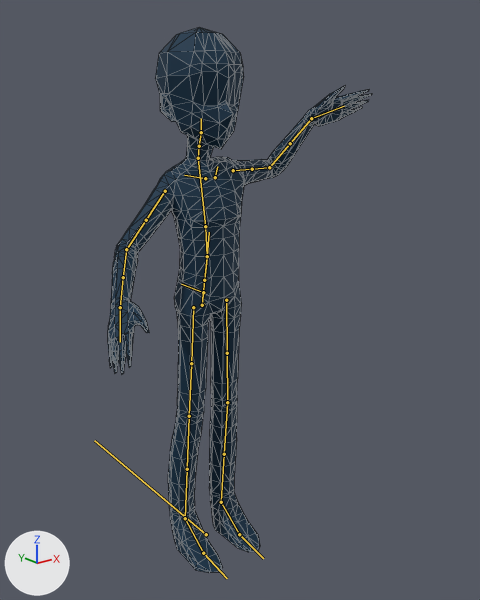
What one commit did to the FBX model Assets/TestGame/Graphics/character with anim.fbx.
Camera for both pictures: a 50 mm camera at (-1.317, -1.865, 1.702) aimed at (0.079, -0.12, 1.004). Every picture has the same lights, and +X, +Y and +Z are marked at lower left. Both versions are drawn at frame 12 of the action 'Wave'; the numbers are the values there. The bones that bend it are drawn over the model as lines. Mesh edges are drawn as thin lines.

Names of what the first picture shows: 'bnn.downarms.nohands.001'.
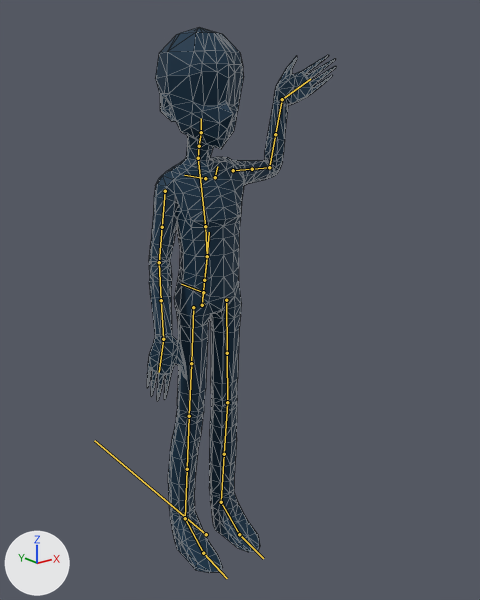
Edits to the bpy script that builds the scene:
```text
Change bone_def_upper_arm_l_001:
    where bone_def_upper_arm_l_001 = bpy.data.objects['rig'].pose.bones['DEF-upper_arm.L.001']  # child of 'DEF-upper_arm.L'
    bone_def_upper_arm_l_001.rotation_quaternion: (1.0, 0.0, 0.0, 0.0) -> (0.958, 0.0, -0.287, 0.0)  # degrees (0, 0, 0) -> degrees (0, -33, 0)
Change bone_def_forearm_l_001:
    where bone_def_forearm_l_001 = bpy.data.objects['rig'].pose.bones['DEF-forearm.L.001']  # child of 'DEF-forearm.L'
    bone_def_forearm_l_001.rotation_quaternion: (1.0, 0.0, 0.0, 0.0) -> (0.968, 0.0, -0.251, 0.0)  # degrees (0, 0, 0) -> degrees (0, -29, 0)
Change bone_def_upper_arm_r:
    where bone_def_upper_arm_r = bpy.data.objects['rig'].pose.bones['DEF-upper_arm.R']  # child of 'ORG-shoulder.R'
    bone_def_upper_arm_r.rotation_quaternion: (1.0, 0.0, 0.0, 0.0) -> (0.96, 0.0, 0.0, 0.28)  # degrees (0, 0, 0) -> degrees (0, 0, 32)
    bone_def_upper_arm_r.scale: (1.0, 1.0, 1.0) -> (0.99, 1.01, 0.99)
Change bone_def_upper_arm_r_001:
    where bone_def_upper_arm_r_001 = bpy.data.objects['rig'].pose.bones['DEF-upper_arm.R.001']  # child of 'DEF-upper_arm.R'
    bone_def_upper_arm_r_001.rotation_quaternion: (1.0, 0.0, 0.0, 0.0) -> (0.999, 0.0, -0.038, 0.0)  # degrees (0, 0, 0) -> degrees (0, -4, 0)
Change bone_def_forearm_r:
    where bone_def_forearm_r = bpy.data.objects['rig'].pose.bones['DEF-forearm.R']  # child of 'DEF-upper_arm.R.001'
    bone_def_forearm_r.rotation_quaternion: (1.0, 0.0, 0.0, 0.0) -> (0.965, -0.259, -0.033, 0.018)  # degrees (0, 0, 0) -> degrees (-30, -3, 3)
Change bone_def_forearm_r_001:
    where bone_def_forearm_r_001 = bpy.data.objects['rig'].pose.bones['DEF-forearm.R.001']  # child of 'DEF-forearm.R'
    bone_def_forearm_r_001.rotation_quaternion: (1.0, 0.0, 0.0, 0.0) -> (0.993, 0.0, -0.12, 0.0)  # degrees (0, 0, 0) -> degrees (0, -14, 0)
Change bone_def_hand_r:
    where bone_def_hand_r = bpy.data.objects['rig'].pose.bones['DEF-hand.R']  # child of 'DEF-forearm.R.001'
    bone_def_hand_r.rotation_quaternion: (1.0, 0.0, 0.0, 0.0) -> (0.969, -0.198, -0.11, 0.102)  # degrees (0, 0, 0) -> degrees (-24, -10, 14)
    bone_def_hand_r.scale: (1.0, 1.0, 1.0) -> (1.0, 0.99, 1.0)
```

What differs and where, as boxes [x1, y1, x2, y2] in the pictures (480 x 600 px):
'bnn.downarms.nohands.001', posed (28% narrower): before [108, 27, 372, 573]; after [147, 27, 336, 573]
bone 'DEF-forearm.L.001', root to tip: before (290, 143) to (311, 118); after (275, 134) to (282, 99)
bone 'DEF-upper_arm.R', root to tip: before (165, 191) to (146, 220); after (165, 191) to (162, 227)
bone 'DEF-upper_arm.R.001', root to tip: before (146, 220) to (126, 249); after (162, 227) to (159, 262)
bone 'DEF-forearm.R', root to tip: before (126, 249) to (123, 277); after (159, 262) to (161, 300)
bone 'DEF-forearm.R.001', root to tip: before (123, 277) to (120, 307); after (161, 300) to (163, 339)
bone 'DEF-hand.R', root to tip: before (120, 307) to (120, 342); after (163, 339) to (159, 372)
